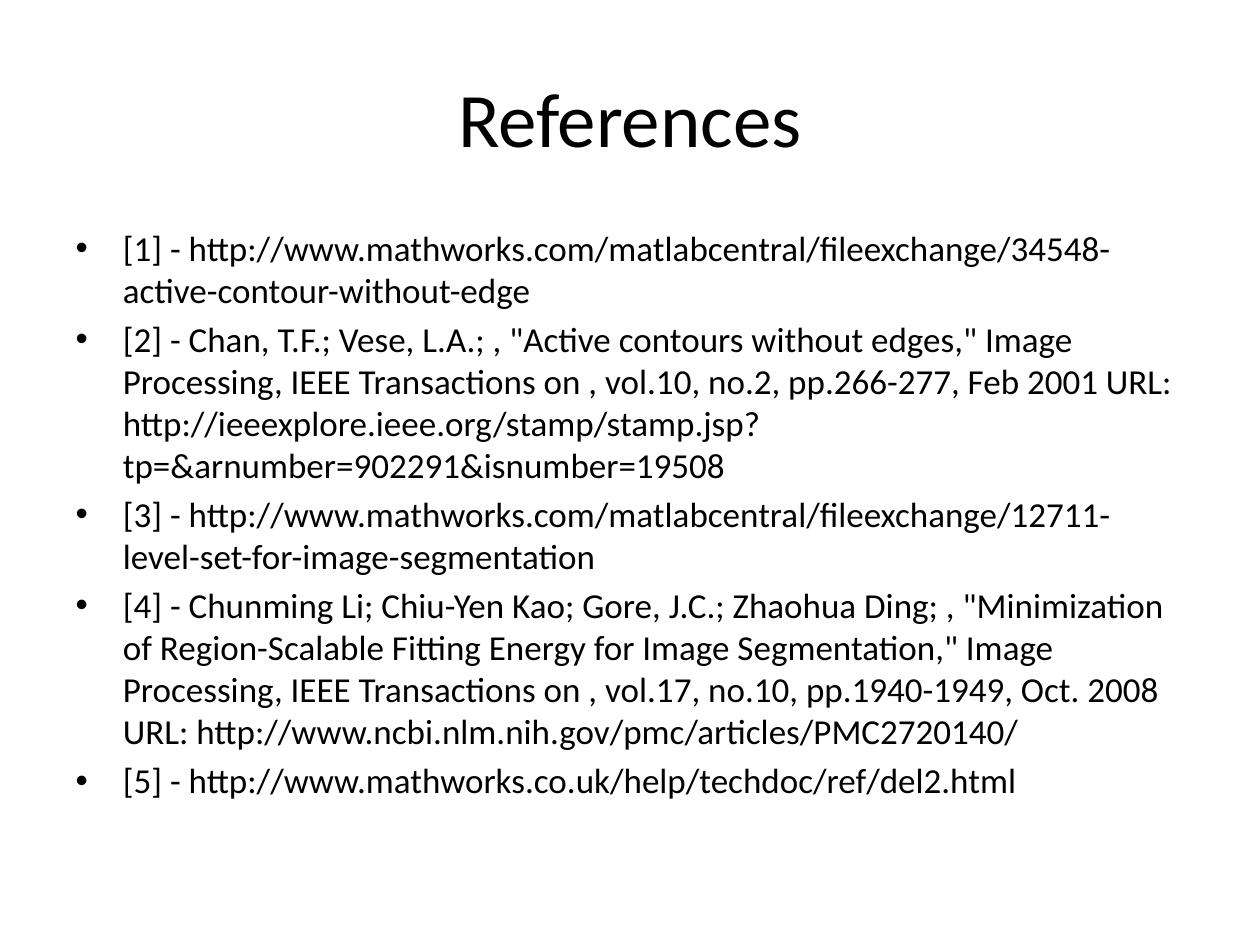
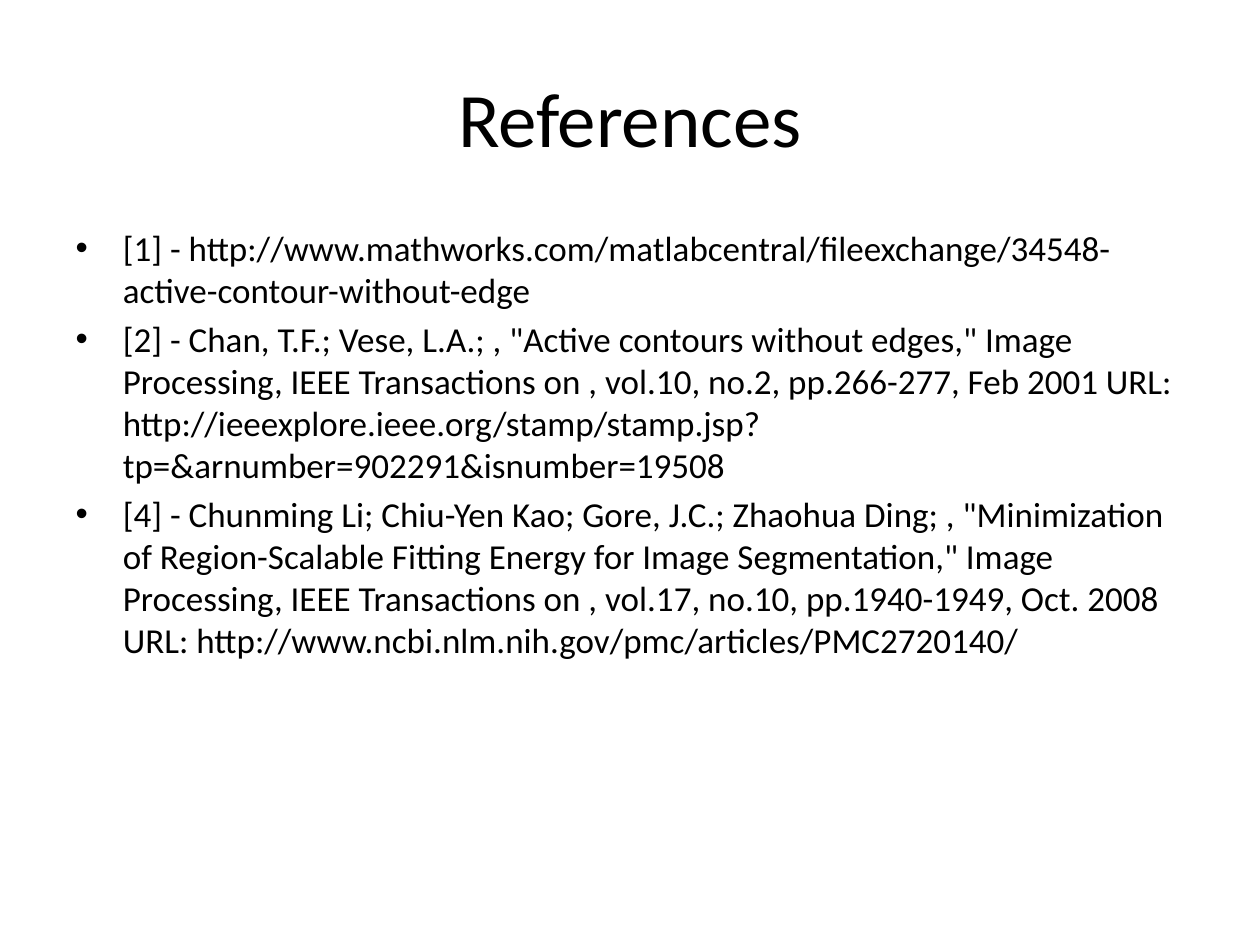
Before and after one commit to michaelwh/activecontnoedge, a slide deck: slide 24 of Active Contours Without Edges.pptx. Drawn at 1260x945 pixels with LibreOffice and Linux fonts; fonts in the diff are those of the drawing. Boxes give left, top, right and bottom in pixels: in the first picture for what was removed or moved away, otherwise in the second. Text is boxed around its words. In the diff, an @@ line names an element or a change of style, - is before the commit and + after.

```diff
--- a/Active Contours Without Edges.pptx
+++ b/Active Contours Without Edges.pptx
@@ text at <box>123,501,1110,575</box>: paragraph removed @@
-• [3] - http://www.mathworks.com/matlabcentral/fileexchange/12711-level-set-for-image-segmentation
@@ text at <box>123,767,1016,799</box>: paragraph removed @@
-• [5] - http://www.mathworks.co.uk/help/techdoc/ref/del2.html
```
Also in this commit, not shown: 4 other files.
